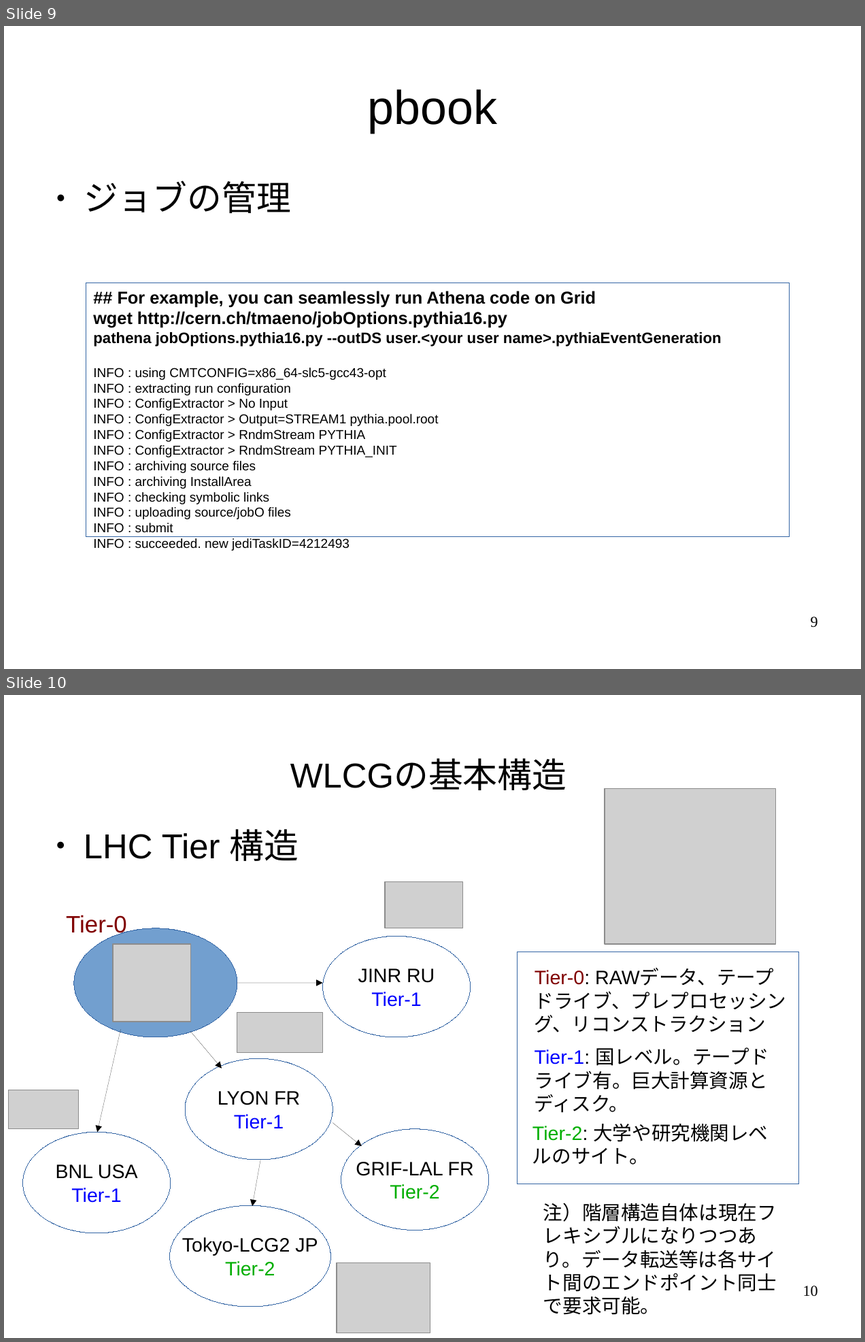
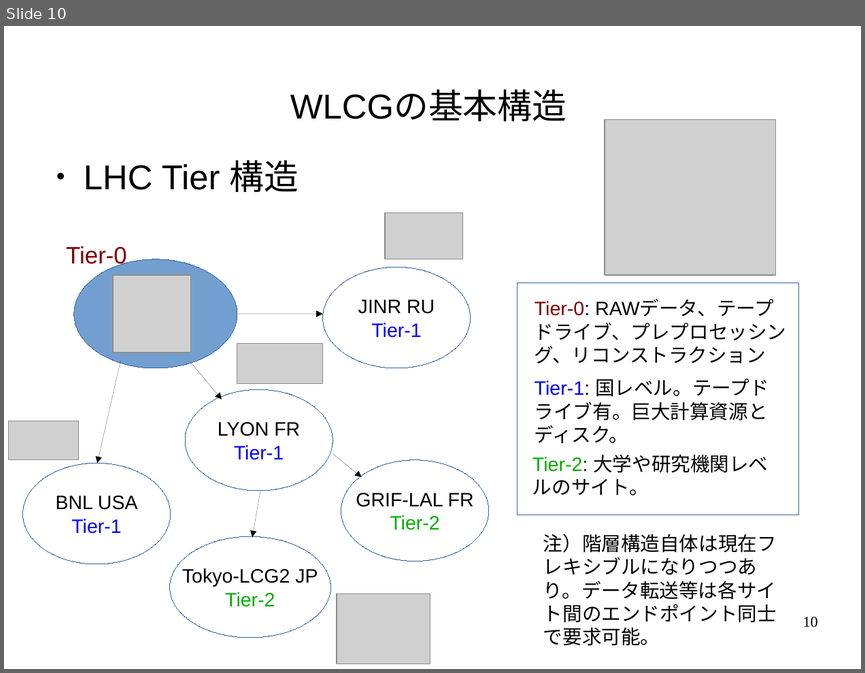
Before and after one commit to GenKawamura/2016-ATLAS-Japan-computing-tutorial, a slide deck: slides/odp/job_management.odp. Shown one above the other, each under a label of ours: slides 9 and 10 before the commit, slide 10 after it. The pictures are 865x1342 and 865x673 pixels, drawn with LibreOffice and Linux fonts; fonts in the diff are those of the drawing; grey boxes stand for pictures. Boxes give left, top, right and bottom in pixels: in the first picture for what was removed or moved away, otherwise in the second. Text is boxed around its words. In the diff, an @@ line names an element or a change of style, - is before the commit and + after.

```diff
--- a/slides/odp/job_management.odp
+++ b/slides/odp/job_management.odp
@@ slide 9 removed at box(4, 26, 861, 669), background #FFFFFF @@
@@ title removed at box(368, 89, 497, 133) @@
-pbook
@@ text removed at box(84, 180, 291, 213) @@
-● ジョブの管理
@@ rectangle removed at box(86, 282, 789, 537) @@
-## For example, you can seamlessly run Athena code on Grid
-wget http://cern.ch/tmaeno/jobOptions.pythia16.py
-pathena jobOptions.pythia16.py --outDS user.<your user name>.pythiaEventGeneration
-INFO : using CMTCONFIG=x86_64-slc5-gcc43-opt
-INFO : extracting run configuration
-INFO : ConfigExtractor > No Input
-INFO : ConfigExtractor > Output=STREAM1 pythia.pool.root
-INFO : ConfigExtractor > RndmStream PYTHIA
-INFO : ConfigExtractor > RndmStream PYTHIA_INIT
-INFO : archiving source files
-INFO : archiving InstallArea
-INFO : checking symbolic links
-INFO : uploading source/jobO files
-INFO : submit
-INFO : succeeded. new jediTaskID=4212493
@@ page number removed at box(810, 616, 818, 627) @@
-9
```
Also in this commit, not shown: 1 slide changed, 1 slide added, 2 other slides removed, 10 other files.
